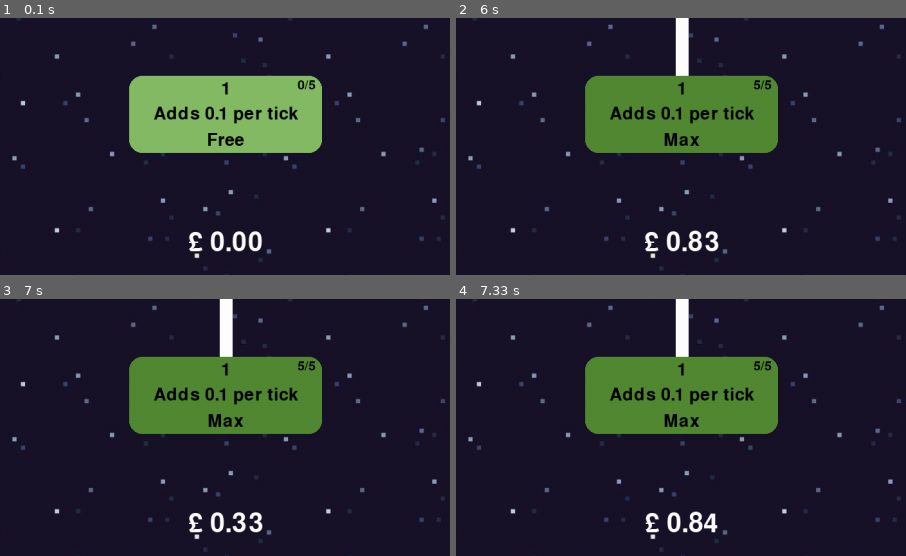
Above: before the commit, frames 1-4 (two rows, left to right).
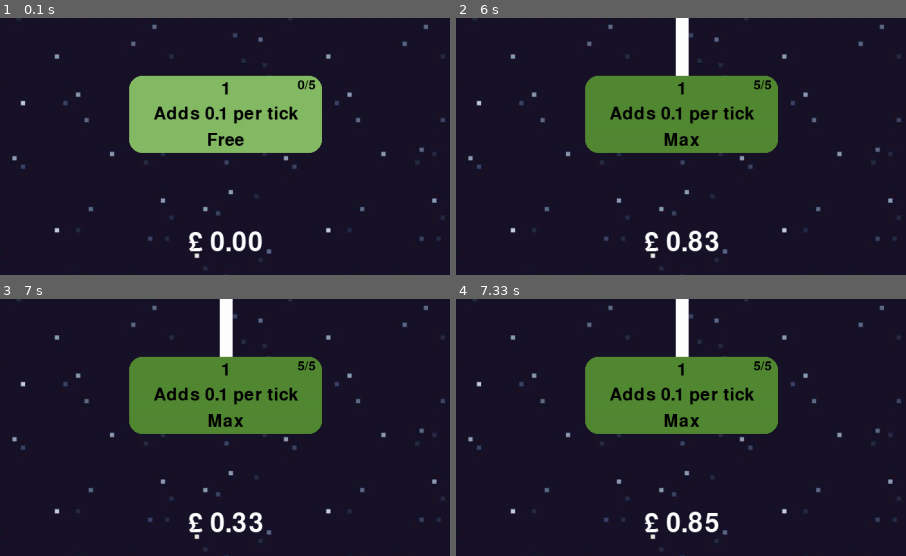
Above: after the commit, the same moments.

Repository: The-Anti/Pygame-Project
Game: pygame game, started from Project/Project.py
Same seed, same stepped clock (60 frames per second), same inputs: the game is played once before the commit and once after it.
Inputs (mouse positions are % of the whole screen's width and height, from its top left):
- Up to frame 1 (0.1 s): no input
- Up to frame 2 (6 s): press the mouse at (39, 69) at 0.37 s; move the mouse to (43, 46) at 0.47 s; release the mouse at (46, 23) at 0.6 s; press the mouse at (39, 69) at 1.2 s; move the mouse to (63, 78) at 1.3 s; release the mouse at (88, 88) at 1.43 s; press the mouse at (39, 69) at 2.03 s; move the mouse to (43, 47) at 2.13 s; release the mouse at (46, 26) at 2.27 s; press the mouse at (39, 69) at 3.37 s; move the mouse to (54, 76) at 3.47 s; release the mouse at (68, 83) at 3.6 s; press the mouse at (39, 69) at 4.2 s; move the mouse to (26, 50) at 4.3 s; release the mouse at (13, 32) at 4.43 s
- Up to frame 3 (7 s): press the mouse at (39, 40) at 6.03 s; move the mouse to (48, 44) at 6.13 s; release the mouse at (58, 48) at 6.27 s
- Up to frame 4 (7.33 s): no input
The pictures show only the part of the screen within x 14-64%, y 50-100%; the shares and areas given below are measured in that part.

Frames 1-3 are identical in both runs. In frame 4, 0.5% of the frame differs, in the area x 42-59%, y 82-92%.

Commit message:
Update Project.py

Diff:
--- a/Project/Project.py
+++ b/Project/Project.py
@@ -79,7 +79,7 @@
 class button():
     #MAIN BUTTON THINGS
     #w, h, x, y, colour, number, desc, tSize, type, int, price, clicks, price_func
-    def __init__(self, w, h, x, y, colour, number, desc, tSize, type, int, price, clicks, price_func=None, prevButton = None):   #All the variables for the button
+    def __init__(self, w, h, x, y, colour, number, desc, tSize, type, int, price, clicks, price_func=None, prevButton = None, prevButton2=None):   #All the variables for the button
         self.button = pygame.Surface((w,h),pygame.SRCALPHA)
         self.number = number
         self.colour = colour
@@ -88,7 +88,6 @@
         self.numberDisplay = subText.render(f'{number}', True, 'Black')
         if tSize == text:
             self.desc = text.render(desc, True, 'Black')
-            text.metrics()
         elif tSize == subText:
             self.desc = subText.render(desc, True, 'Black')
         elif tSize == subberText:
@@ -104,8 +103,10 @@
         self.price = price      #Variable for the price tag
         self.price_func = price_func    #Price scaling function
         self.ogPrice = price
-        self.prev = prevButton
+        self.prev1 = prevButton
+        self.prev2 = prevButton2
         self.previous = None
+        self.previous2 = None
         self.prevFlag = False
         self.drawFlag = False
 
@@ -142,16 +143,22 @@
         return self.buttonRect.center
 
     def getPrev(self):
-        if self.prev == None:
+        if self.prev1 == None:
             self.drawFlag = True
-        elif self.prev != None and len(previousMoneyButtons) != 0:
-            if self.prev in previousMoneyButtons:
-                self.previous = moneyButtons[self.prev-1]
+        elif self.prev1 != None and len(previousMoneyButtons) != 0:
+            if self.prev1 in previousMoneyButtons:
+                self.previous = moneyButtons[self.prev1-1]
                 self.drawFlag = True
+            if self.prev2 != None and self.prev2 in previousMoneyButtons:
+                self.previous2 = moneyButtons[self.prev2-1]
+                self.drawFlag = True
 
     def link(self):
-        if self.prev != None and self.previous != None:
+        if self.prev1 != None and self.previous != None:
             pygame.draw.line(screen, (255,255,255), self.buttonRect.center, self.previous.get_center(), 20)
+        if self.prev2 != None and self.previous2 != None:
+            pygame.draw.line(screen, (255,255,255), self.buttonRect.center, self.previous2.get_center(), 20)
+
 
     def setPos(self):
         self.pos = pygame.Vector2(self.startingpos)
@@ -191,12 +198,12 @@
         global tps
         while True:
             if self.clickFlag == True:   #When button has been pressed
+                if self.type == 'exp':  #If its exponential then do the money to the power of the value
+                    money += pow(money, round(self.clicks * self.int,4))
+                if self.type == 'mult': #If its multiplicitive then multiply money by the value
+                    money += (money * round(self.clicks * self.int,4))
                 if self.type == 'add':  #If its additive then add money by the value
                     money += round(self.clicks * self.int,4)
-                if self.type == 'mult': #If its multiplicitive then multiply money by the value
-                    money = money + (money * round(self.clicks * self.int,4))
-                if self.type == 'exp':  #If its exponential then do the money to the power of the value
-                    money = money + pow(money, round(self.clicks * self.int,4))
             time.sleep(tps/1000)
 
     def resetButton(self):
@@ -282,16 +289,19 @@
         screen.blit(self.display_subtext, self.priceText_rect)  #drawing the price text
 
     def getPrev(self):
-        if self.prev == None:
+        if self.prev1 == None:
             self.drawFlag = True
-        elif self.prev != None and len(previousRebirthButtons) != 0:
-            if self.prev in previousRebirthButtons:
-                self.previous = rebirthButtons[self.prev]
+        elif self.prev1 != None and len(previousRebirthButtons) != 0:
+            if self.prev1 in previousRebirthButtons:
+                self.previous = rebirthButtons[self.prev1]
                 self.drawFlag = True
-
-    def link(self):
-        if self.prev != None and self.previous != None:
-            pygame.draw.line(screen, (255,255,255), self.buttonRect.center, self.previous.get_center(), 20)
+            if self.prev2 != None and self.prev2 in previousRebirthButtons:
+                self.previous2 = moneyButtons[self.prev2]
+                self.drawFlag = True
+
+    # def link(self):
+    #     if self.prev1 != None and self.previous != None:
+    #         pygame.draw.line(screen, (255,255,255), self.buttonRect.center, self.previous.get_center(), 20)
 
     def clickDetection(self, mousepos, camera):   #This is in the events area so only runs when you click the mouse button
         global money
@@ -380,6 +390,9 @@
     else:
         return curp * 1.05
 
+def hybrid(curp, click):
+    return curp + (1.5 * click) * (1.2 ** click)
+
 def snowball(curp, clicks):
     if clicks < 3:
         return curp * 1.05
@@ -403,9 +416,10 @@
 moneyUp3 = button(300,120,550,100, moneyGreen,3, 'Add 0.5 per tick', subText, 'add', 0.5, 3, 10, price_func = snowball, prevButton=2)            #And to ADD THE CLICK DETECTION AND DRAW THE BUTTON IN THE WHILE LOOP
 moneyUp4 = button(300,120,200,-125, moneyGreen,4, 'Multiplies money by \n    0.05 per tick', subberText, 'mult', 0.1, 8, 10, price_func=default, prevButton=3)            #And to ADD THE CLICK DETECTION AND DRAW THE BUTTON IN THE WHILE LOOP
 moneyUp5 = button(300,120,900,-125, moneyGreen,5, 'Money boosts itself', subText, 'exp', 0.05, 15, 1, prevButton=3)            #And to ADD THE CLICK DETECTION AND DRAW THE BUTTON IN THE WHILE LOOP
+moneyUp6 = button(300,120,550,-350, moneyGreen,6, 'Add 1 per tick', subText, 'add', 1, 60, 5, price_func=default, prevButton=4, prevButton2=5)            #And to ADD THE CLICK DETECTION AND DRAW THE BUTTON IN THE WHILE LOOP
 
 #Class for buttons
-moneyButtons = [moneyUp1, moneyUp2, moneyUp3, moneyUp4, moneyUp5]
+moneyButtons = [moneyUp1, moneyUp2, moneyUp3, moneyUp4, moneyUp5, moneyUp6]
 previousMoneyButtons = []
 
 #REBIRTH BUTTONS
@@ -435,6 +449,8 @@
 t4.start()                                                          #The .start() just starts the thread when it sees the flag has been turned on (button is pressed)
 t5 = threading.Thread(target=moneyUp5.moneyIncrement, daemon=True)
 t5.start()
+t6 = threading.Thread(target=moneyUp5.moneyIncrement, daemon=True)
+t6.start()
 
 
 #Rebirth button threading
@@ -503,7 +519,6 @@
             camera -= delta
             last_mouse_pos = mouse_pos
 
-
     #Making the money visible on the screen
     moneyText = text.render(f'£ {millify(money)}', True, 'WHITE')   #Shows the value of the money (and rounds it to two decimal places)
     text_pos = pygame.Vector2(550, 750) - camera
